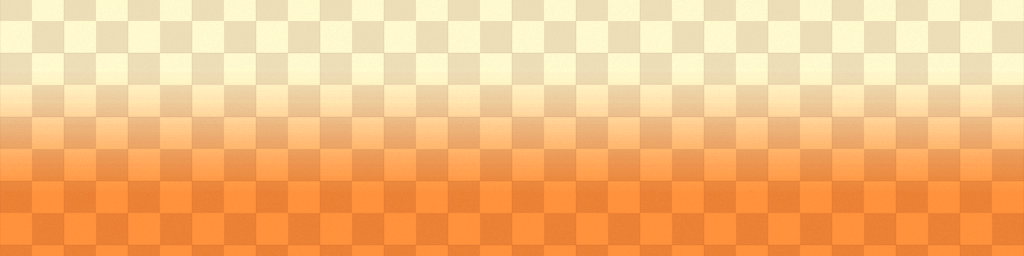
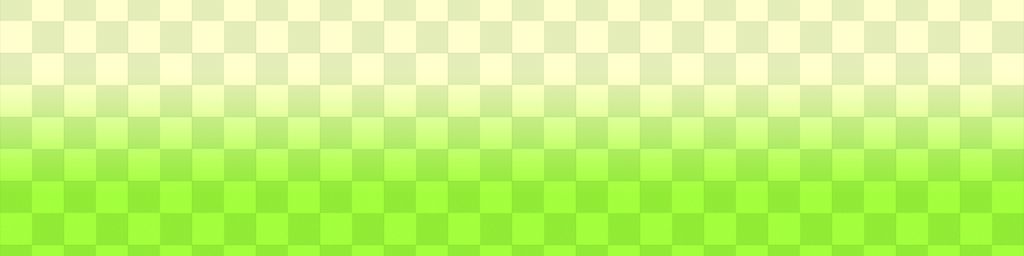
Two versions of the same layered image (1024x256). Layer-by-layer changes:
painted on "Layer 2 copy" over [0,0,1024,256]
renamed "Press space to retry" to "Press space to replay", painted on it over [248,191,750,221]
painted on "Layer 2" over [0,0,1024,256]
renamed "You is Lose" to "You is Win", painted on it over [34,54,956,164]
